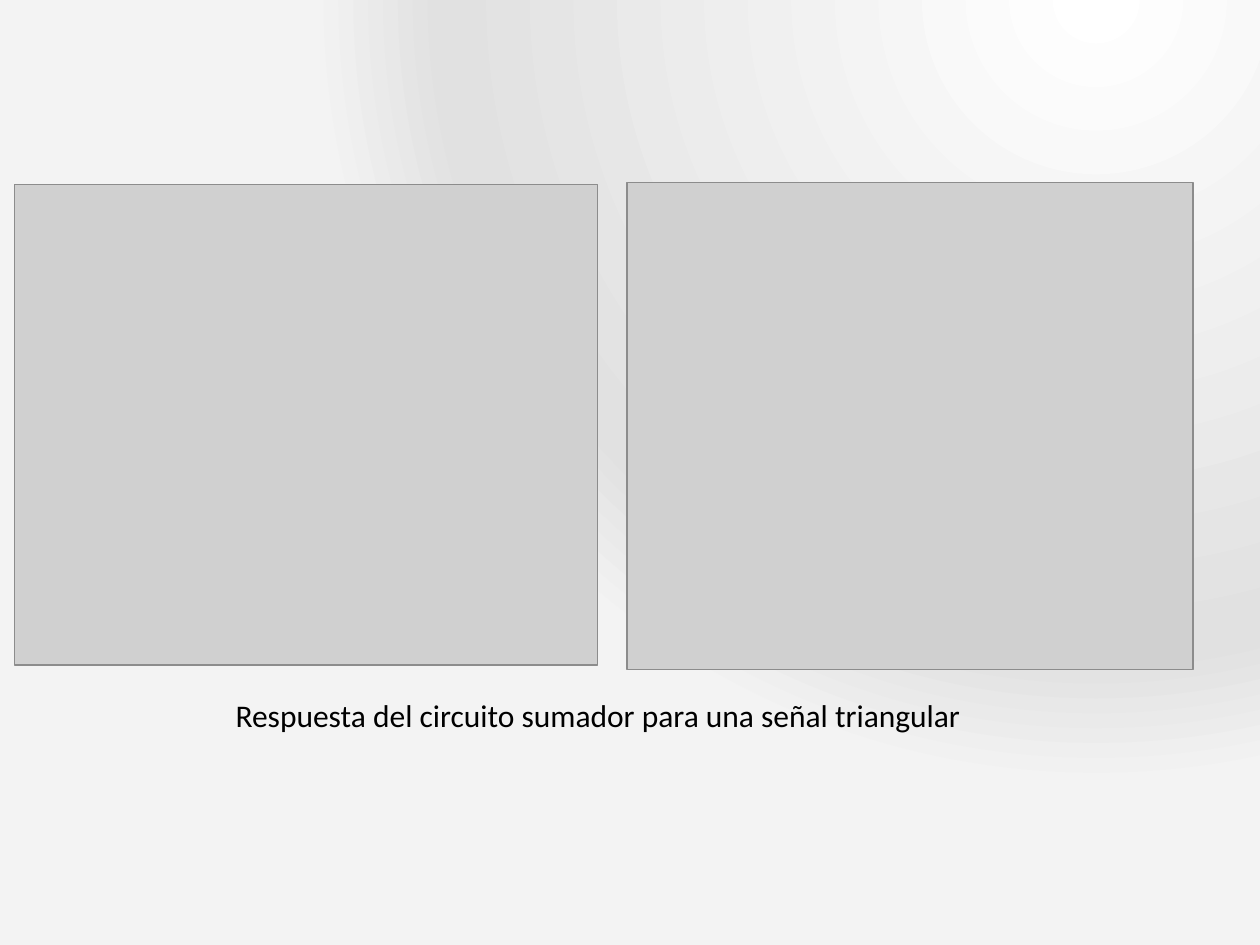
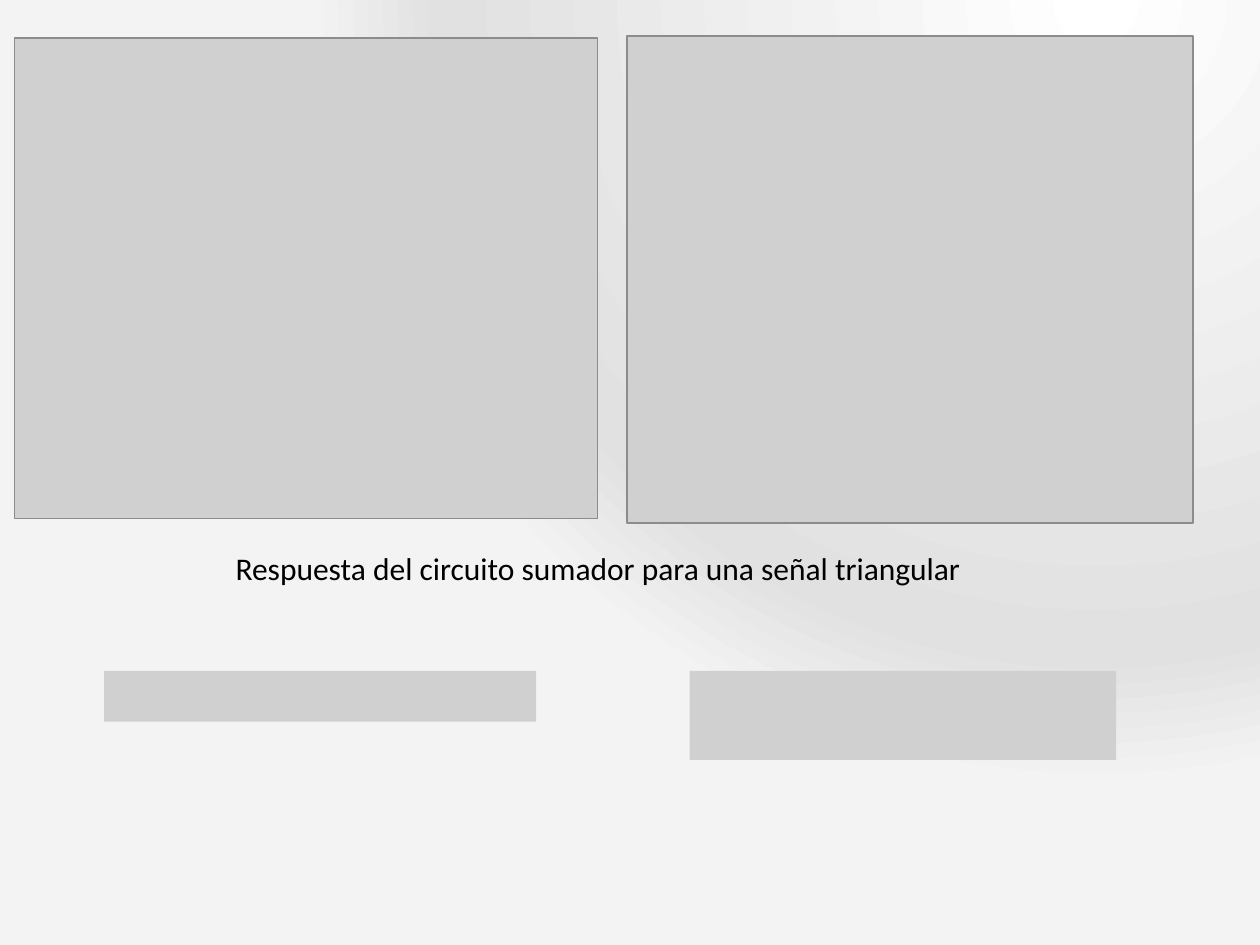
Before and after one commit to pugliese/Labo-3, a slide deck: slide 10 of Practica-Especial-Presentacion.pptx. Drawn at 1260x945 pixels with LibreOffice and Linux fonts; fonts in the diff are those of the drawing; grey boxes stand for pictures; background and template pictures are left out. Boxes give left, top, right and bottom in pixels: in the first picture for what was removed or moved away, otherwise in the second. Text is boxed around its words. In the diff, an @@ line names an element or a change of style, - is before the commit and + after.

```diff
--- a/Practica-Especial-Presentacion.pptx
+++ b/Practica-Especial-Presentacion.pptx
@@ 2 pictures, 1 text: place and size @@
-2 pictures, 1 text at (15, 183, 1193, 733)
+2 pictures, 1 text at (15, 37, 1193, 586)
@@ picture added at (105, 670, 537, 721) @@
@@ picture added at (689, 670, 1116, 760) @@
```
Also in this commit, not shown: 9 other slides changed, 1 other file.
